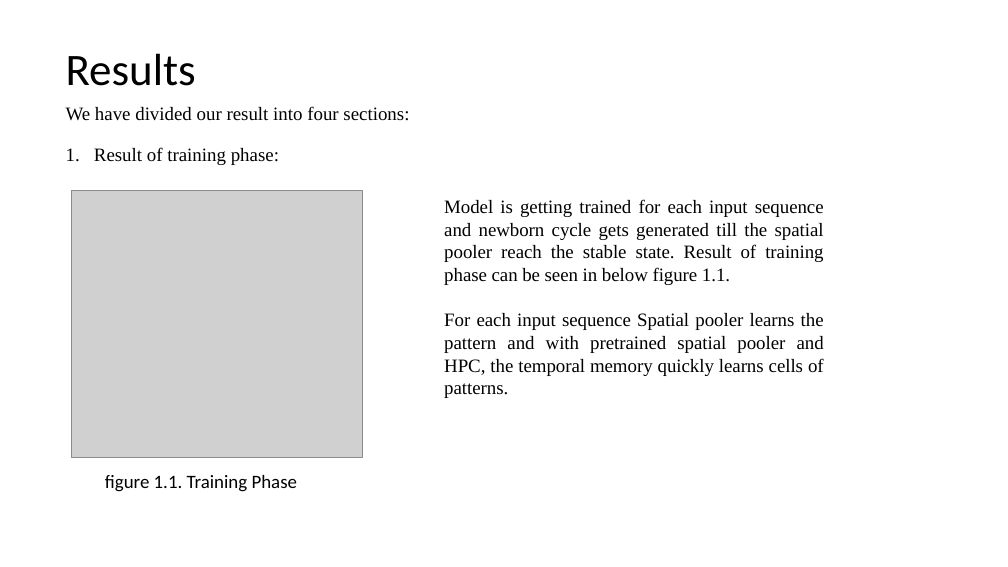
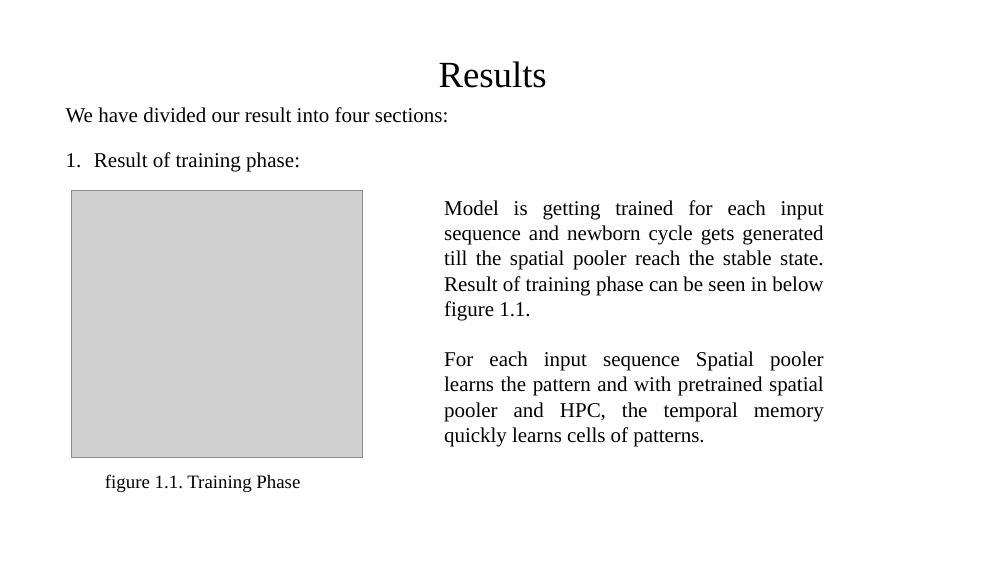
Before and after one commit to ddobric/neocortexapi, a slide deck: slide 8 of source/MySEProject/Documentation/ML2223_15 Approve Prediction of Multisequence Learning.pptx. Drawn at 1008x567 pixels with LibreOffice and Linux fonts; fonts in the diff are those of the drawing; grey boxes stand for pictures. Boxes give left, top, right and bottom in pixels: in the first picture for what was removed or moved away, otherwise in the second. Text is boxed around its words. In the diff, an @@ line names an element or a change of style, - is before the commit and + after.

```diff
--- a/source/MySEProject/Documentation/ML2223_15 Approve Prediction of Multisequence Learning.pptx
+++ b/source/MySEProject/Documentation/ML2223_15 Approve Prediction of Multisequence Learning.pptx
@@ text "Results": place and size @@
-text "Results" at [66, 53, 196, 86]
+text "Results" at [439, 61, 547, 88]
@@ text "Results" at [439, 61, 547, 88]: size 42.9 to 35.1 pt, font Calibri to Times New Roman; alignment left to centre @@
@@ text "We have divided our result ..." at [66, 107, 449, 172]: size 18 to 20 pt @@
@@ text "Model is getting trained for ..." at [444, 200, 824, 447]: size 18 to 20 pt @@
@@ text "figure 1.1. Training Phase" at [105, 474, 300, 492]: font Calibri to Times New Roman @@
```
Also in this commit, not shown: 11 other slides changed, 1 other file.
